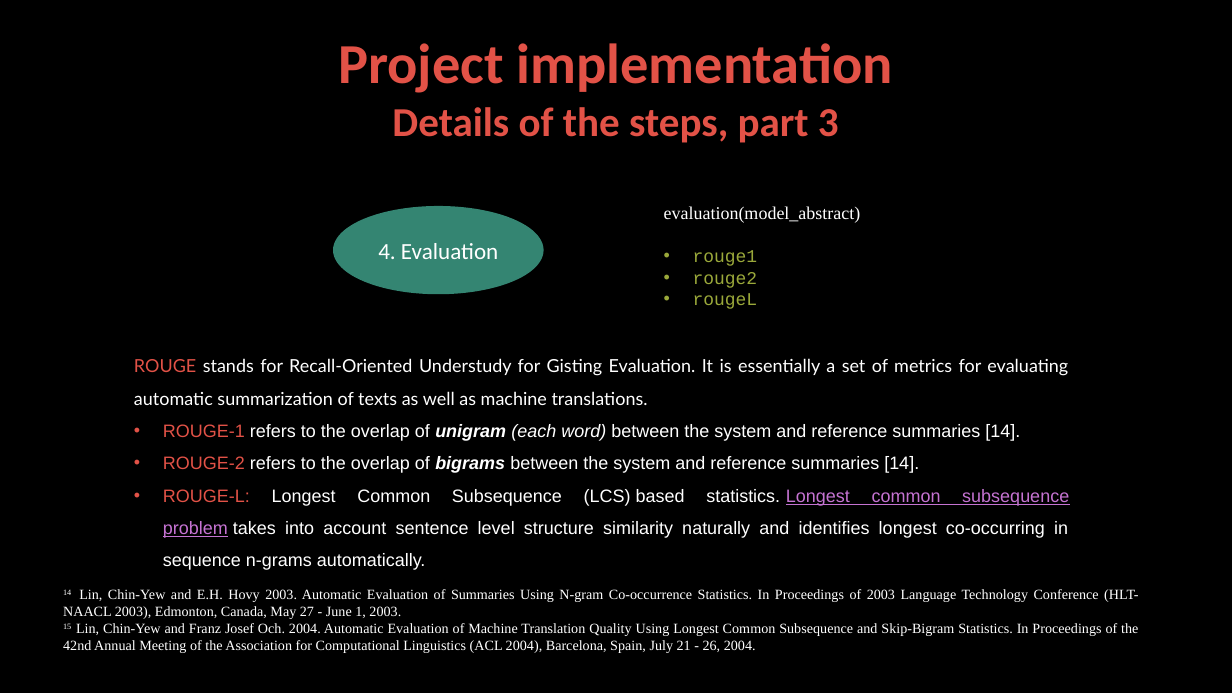
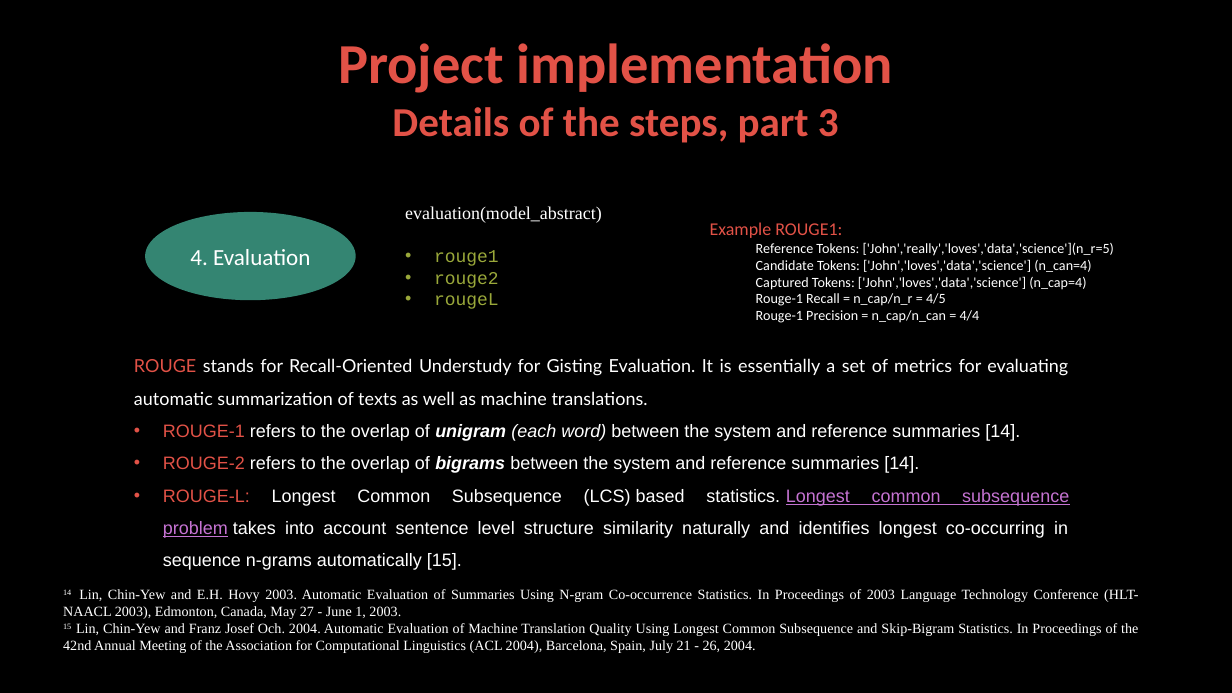
Before and after one commit to genakogan/Advanced-techniques-in-information-retrieval, a slide deck: slide 12 of FinalProject.pptx (slide 11 before the commit). Drawn at 1232x693 pixels with LibreOffice and Linux fonts; fonts in the diff are those of the drawing; background and template pictures are left out. Boxes give left, top, right and bottom in pixels: in the first picture for what was removed or moved away, otherwise in the second. Text is boxed around its words. In the diff, an @@ line names an element or a change of style, - is before the commit and + after.

```diff
--- a/FinalProject.pptx
+++ b/FinalProject.pptx
@@ text "evaluation(model_abstract)": place and size @@
-text "evaluation(model_abstract)" at [664, 206, 861, 309]
+text "evaluation(model_abstract)" at [405, 206, 602, 309]
@@ ellipse "4. Evaluation": place and size @@
-ellipse "4. Evaluation" at [334, 207, 543, 293]
+ellipse "4. Evaluation" at [146, 213, 355, 299]
@@ text added at [710, 222, 1114, 323], 11 pt, text #FFFFFF @@
+Example ROUGE1:
+  Reference Tokens: ['John','really','loves','data','science'](n_r=5)
+  Candidate Tokens: ['John','loves','data','science'] (n_can=4)
+  Captured Tokens: ['John','loves','data','science'] (n_cap=4)
+  Rouge-1 Recall = n_cap/n_r = 4/5
+  Rouge-1 Precision = n_cap/n_can = 4/4
@@ text at [163, 489, 1069, 570]: text changed @@
-• ROUGE-L: Longest Common Subsequence (LCS) based statistics. Longest common subsequence problem takes into account sentence level structure similarity naturally and identifies longest co-occurring in sequence n-grams automatically.
+• ROUGE-L: Longest Common Subsequence (LCS) based statistics. Longest common subsequence problem takes into account sentence level structure similarity naturally and identifies longest co-occurring in sequence n-grams automatically [15].
```
Also in this commit, not shown: 5 other slides changed, 2 slides added, 14 other files.
